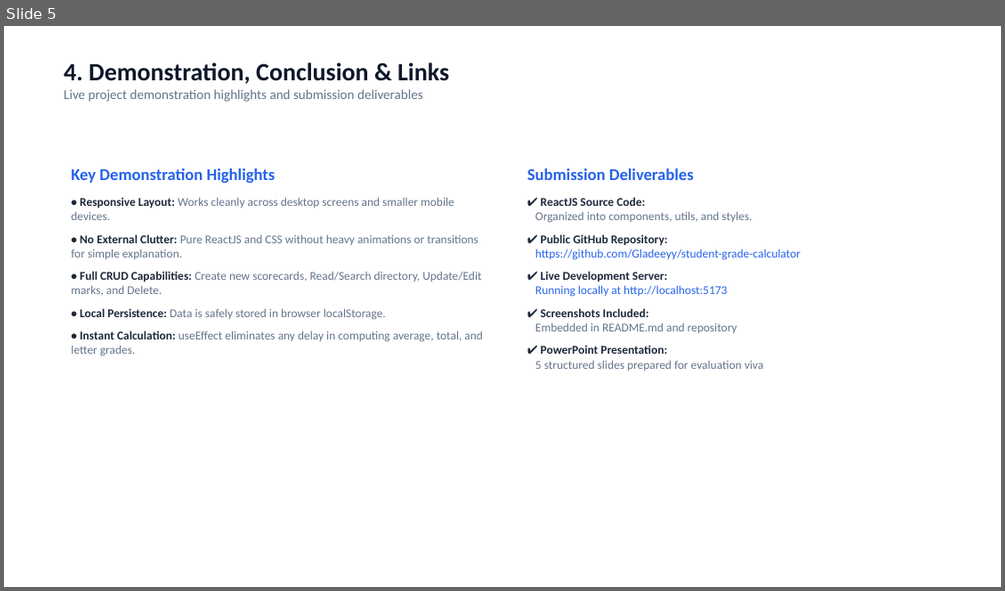
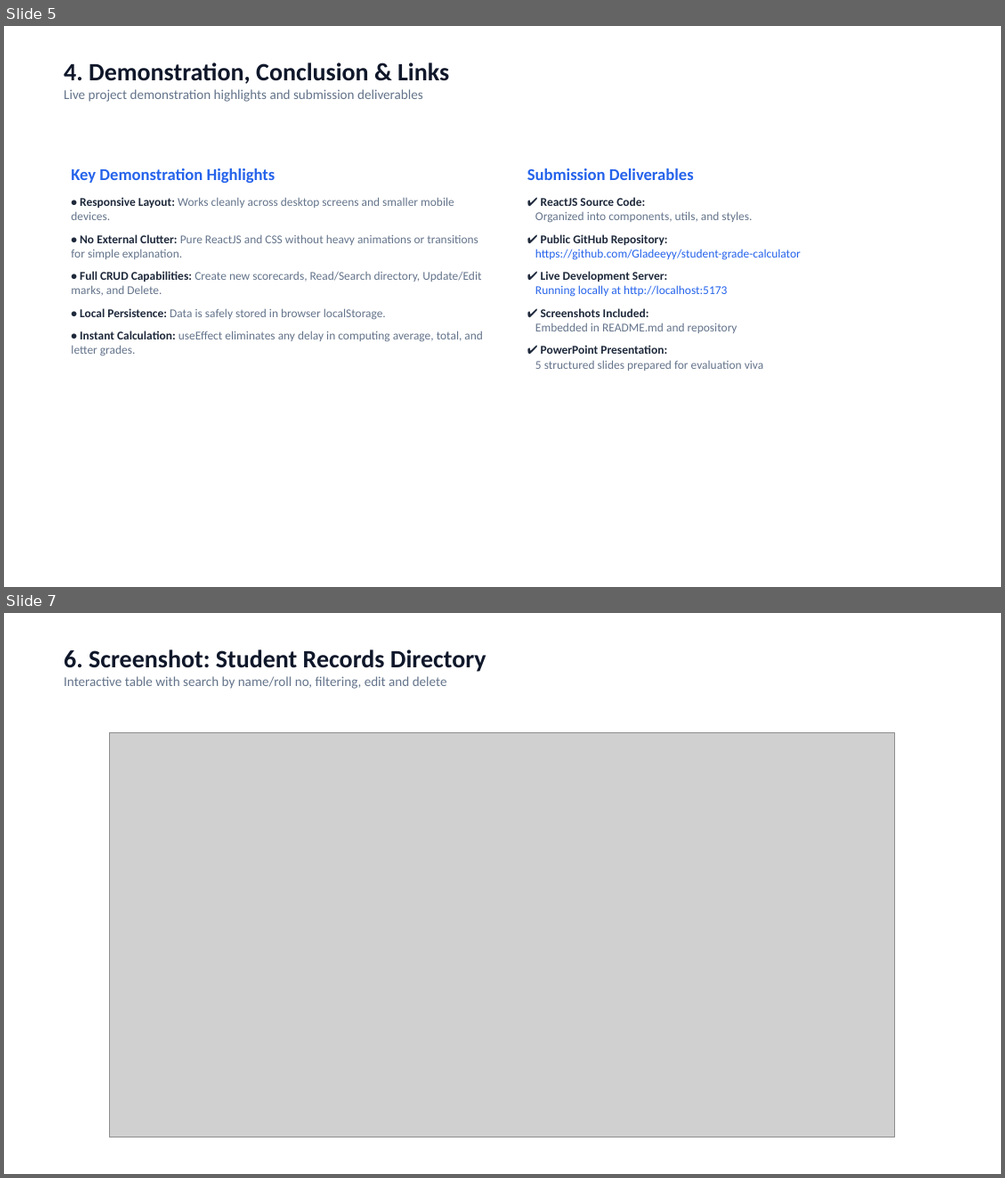
Before and after one commit to Gladeeyy/student-grade-calculator, a slide deck: Student_Grade_Calculator_Presentation.pptx. Shown one above the other, each under a label of ours: slide 5 before the commit, slides 5 and 7 after it; the slides between them are not shown. The pictures are 1005x591 and 1005x1178 pixels, drawn with LibreOffice and Linux fonts; fonts in the diff are those of the drawing; grey boxes stand for pictures. Boxes give left, top, right and bottom in pixels: in the first picture for what was removed or moved away, otherwise in the second. Text is boxed around its words. In the diff, an @@ line names an element or a change of style, - is before the commit and + after.

Commit message:
Add screenshot slides to presentation (8 slides total)

```diff
--- a/Student_Grade_Calculator_Presentation.pptx
+++ b/Student_Grade_Calculator_Presentation.pptx
@@ slide 7 added at box(4, 613, 1001, 1174), background #FFFFFF @@
@@ text added at box(64, 649, 486, 689), 13 pt, text #64748B @@
+6. Screenshot: Student Records Directory
+Interactive table with search by name/roll no, filtering, edit and delete
@@ picture added at box(110, 732, 896, 1136) @@
```
Also in this commit, not shown: 2 other slides added, 1 other file.
